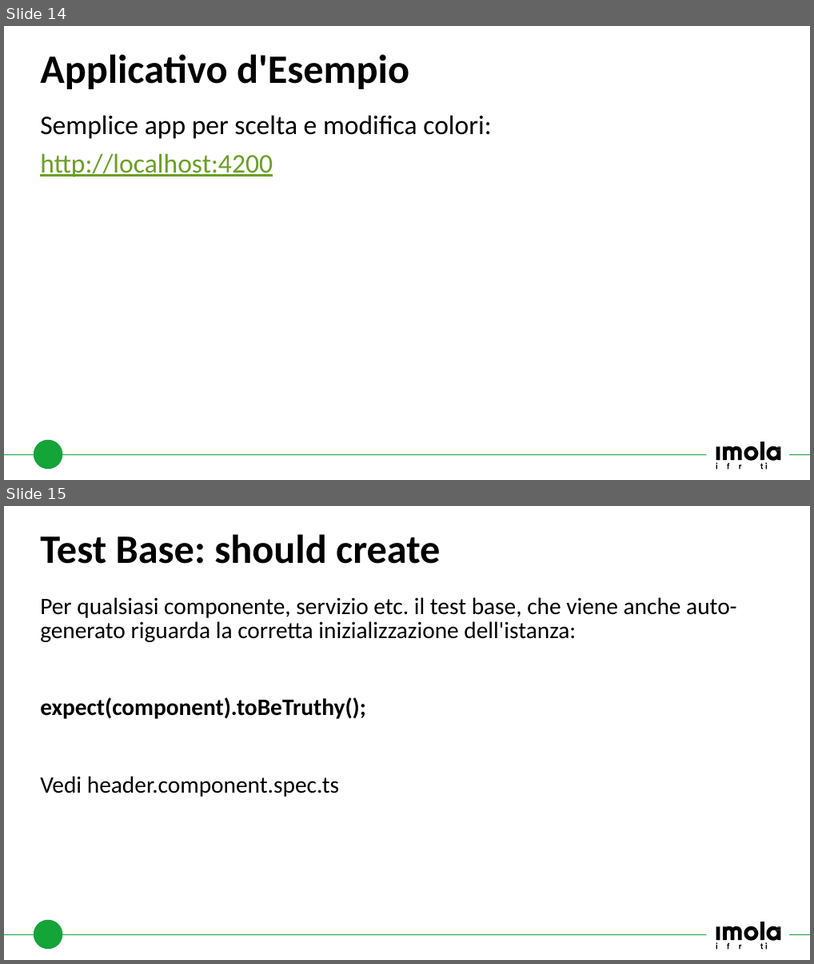
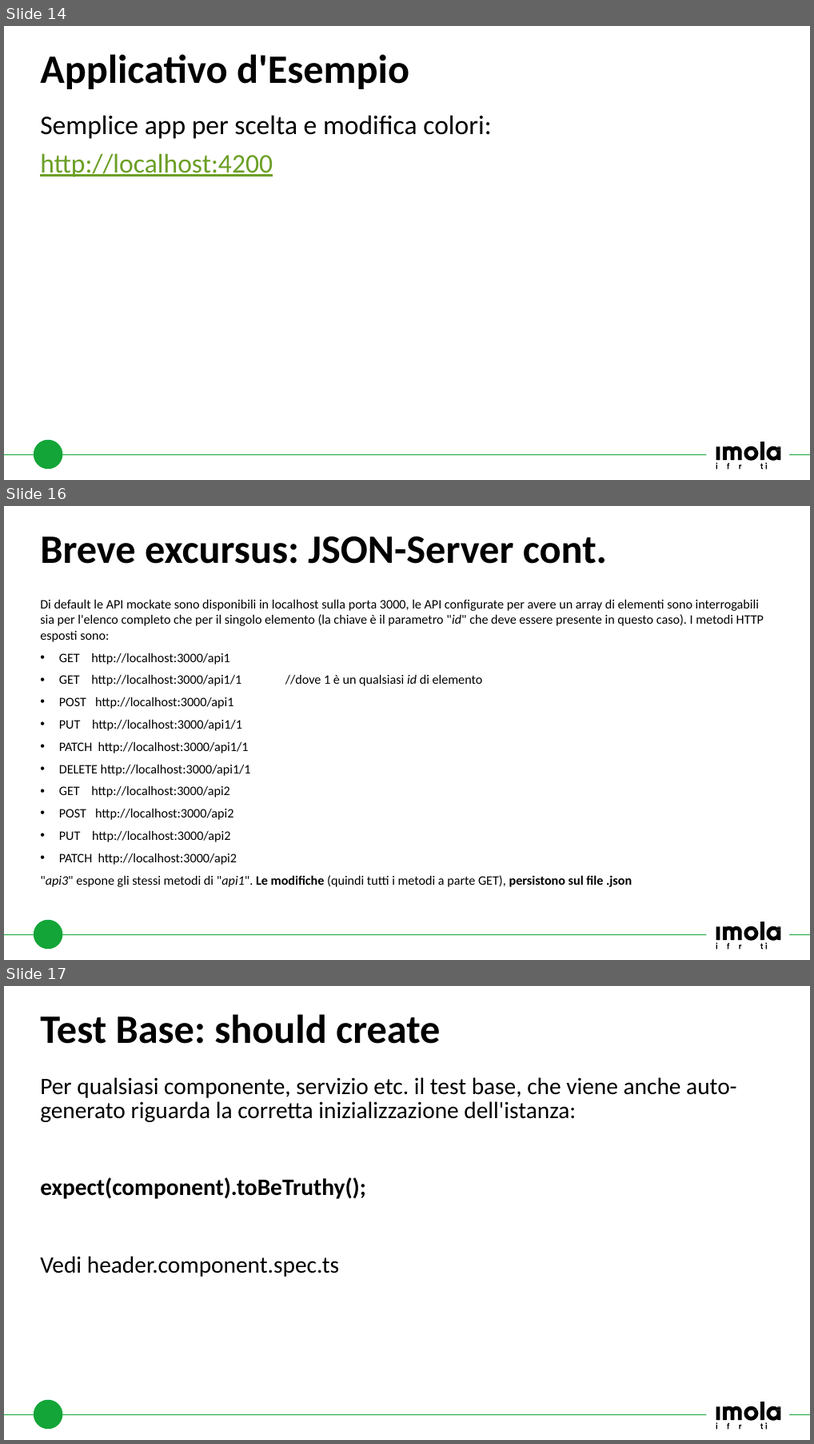
Before and after one commit to fmalvisi/angular-testing, a slide deck: documents/Principi di Software Quality.pptx. Shown one above the other, each under a label of ours: slides 14 and 15 before the commit, slides 14, 16 and 17 after it; the slides between them are not shown. The pictures are 814x964 and 814x1444 pixels, drawn with LibreOffice and Linux fonts; fonts in the diff are those of the drawing; background and template pictures are left out. Boxes give left, top, right and bottom in pixels: in the first picture for what was removed or moved away, otherwise in the second. Text is boxed around its words. In the diff, an @@ line names an element or a change of style, - is before the commit and + after.

Commit message:
added slides for JSON-Server

```diff
--- a/documents/Principi di Software Quality.pptx
+++ b/documents/Principi di Software Quality.pptx
@@ slide 16 added at box(4, 506, 810, 960), background #FFFFFF; not listed: 15 template elements that a slide beside it also shows @@
@@ title added at box(40, 536, 607, 564), 48 pt, text #000000, bold @@
+Breve excursus: JSON-Server cont.
@@ text added at box(40, 599, 764, 887), 15.4 pt, text #000000 @@
+Di default le API mockate sono disponibili in localhost sulla porta 3000, le API configurate per avere un array di elementi sono interrogabili sia per l'elenco completo che per il singolo elemento (la chiave è il parametro "id" che deve essere presente in questo caso). I metodi HTTP esposti sono:
+• GET http://localhost:3000/api1
+• GET http://localhost:3000/api1/1 //dove 1 è un qualsiasi id di elemento
+• POST http://localhost:3000/api1
+• PUT http://localhost:3000/api1/1
+• PATCH http://localhost:3000/api1/1
+• DELETE http://localhost:3000/api1/1
+• GET http://localhost:3000/api2
+• POST http://localhost:3000/api2
+• PUT http://localhost:3000/api2
+• PATCH http://localhost:3000/api2
+"api3" espone gli stessi metodi di "api1". Le modifiche (quindi tutti i metodi a parte GET), persistono sul file .json
@@ what was slide 15 is now slide 17 @@
```
Also in this commit, not shown: 1 slide changed, 1 other slide added.
